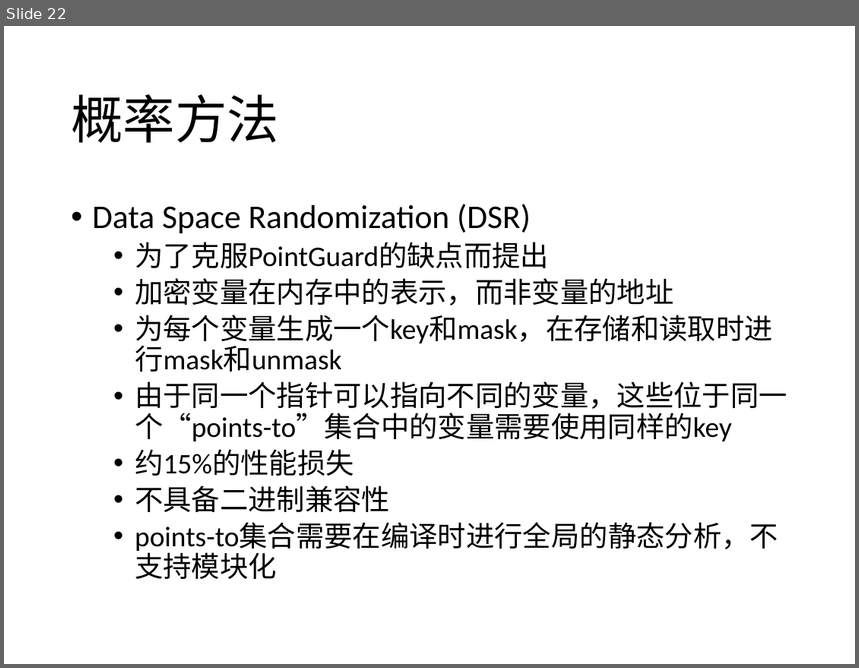
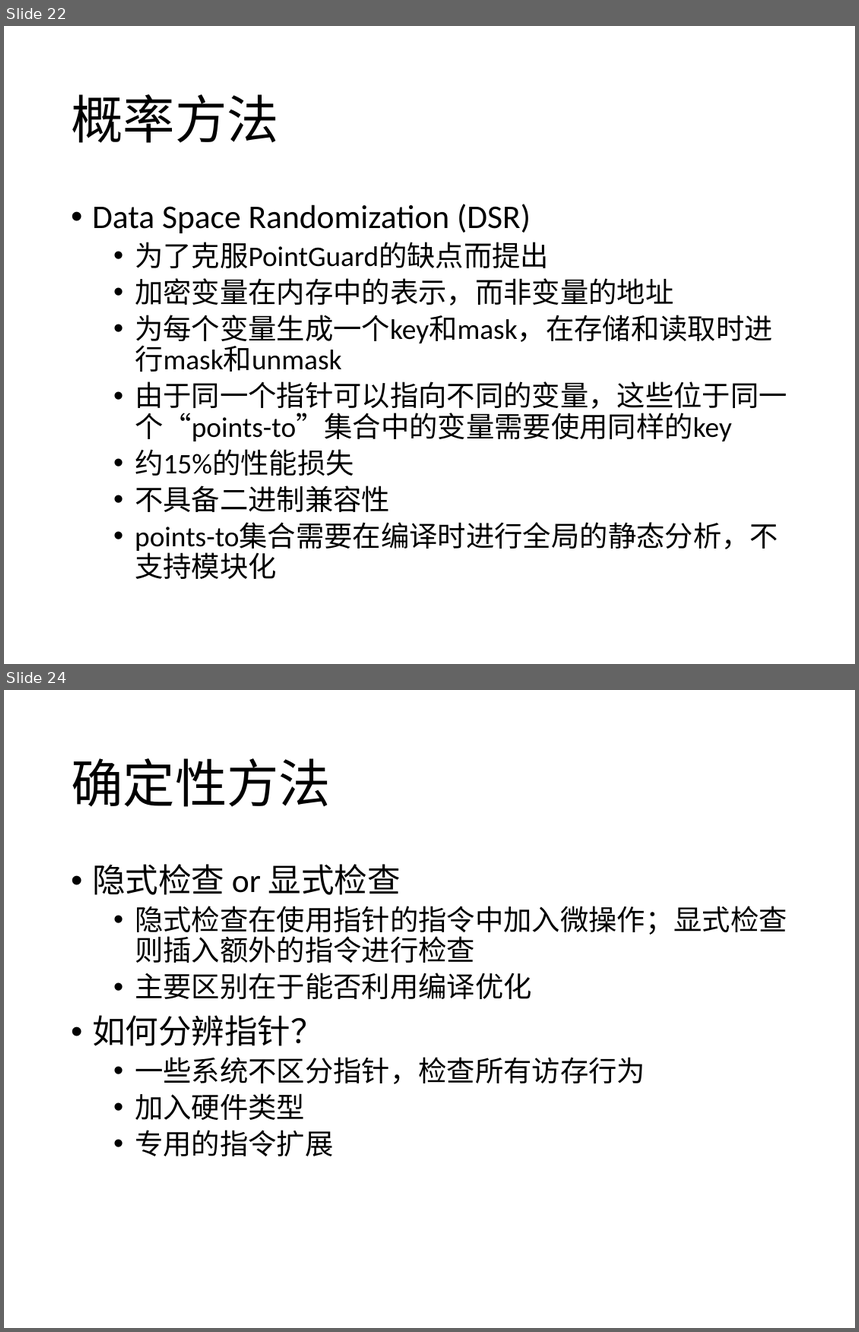
Before and after one commit to CodeATA/Docs, a slide deck: 内存安全报告.pptx. Shown one above the other, each under a label of ours: slide 22 before the commit, slides 22 and 24 after it; the slides between them are not shown. The pictures are 859x668 and 859x1332 pixels, drawn with LibreOffice and Linux fonts; fonts in the diff are those of the drawing. Boxes give left, top, right and bottom in pixels: in the first picture for what was removed or moved away, otherwise in the second. Text is boxed around its words. In the diff, an @@ line names an element or a change of style, - is before the commit and + after.

```diff
--- a/内存安全报告.pptx
+++ b/内存安全报告.pptx
@@ slide 24 added at (4,690,855,1328), background #FFFFFF @@
@@ title added at (71,758,331,807), 44 pt, text #000000 @@
+确定性方法
@@ text added at (92,864,788,1157), 24 pt, text #000000 @@
+• 隐式检查 or 显式检查
+  • 隐式检查在使用指针的指令中加入微操作；显式检查则插入额外的指令进行检查
+  • 主要区别在于能否利用编译优化
+• 如何分辨指针？
+  • 一些系统不区分指针，检查所有访存行为
+  • 加入硬件类型
+  • 专用的指令扩展
```
Also in this commit, not shown: 1 slide changed, 13 other slides added, 1 other file.
